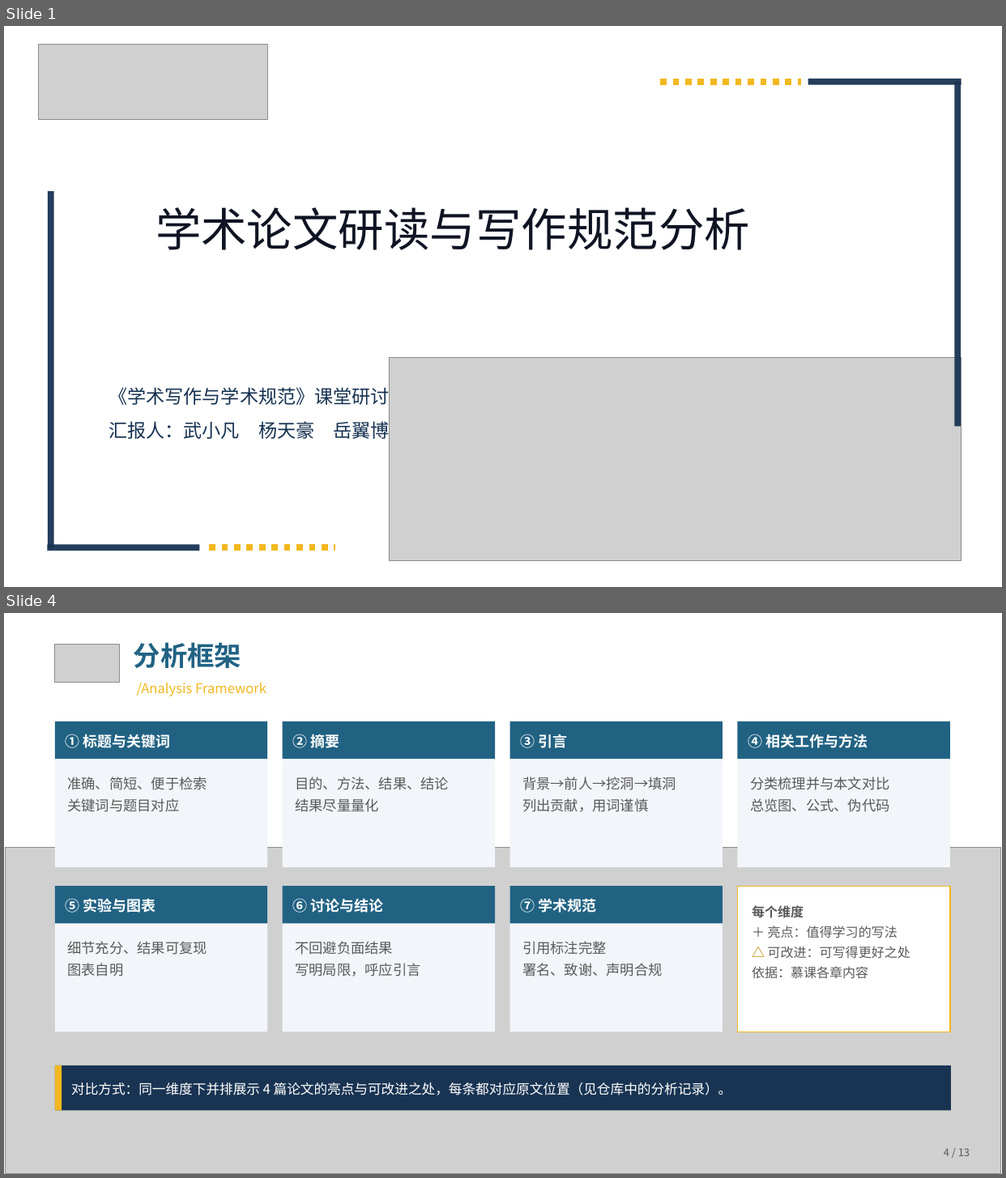
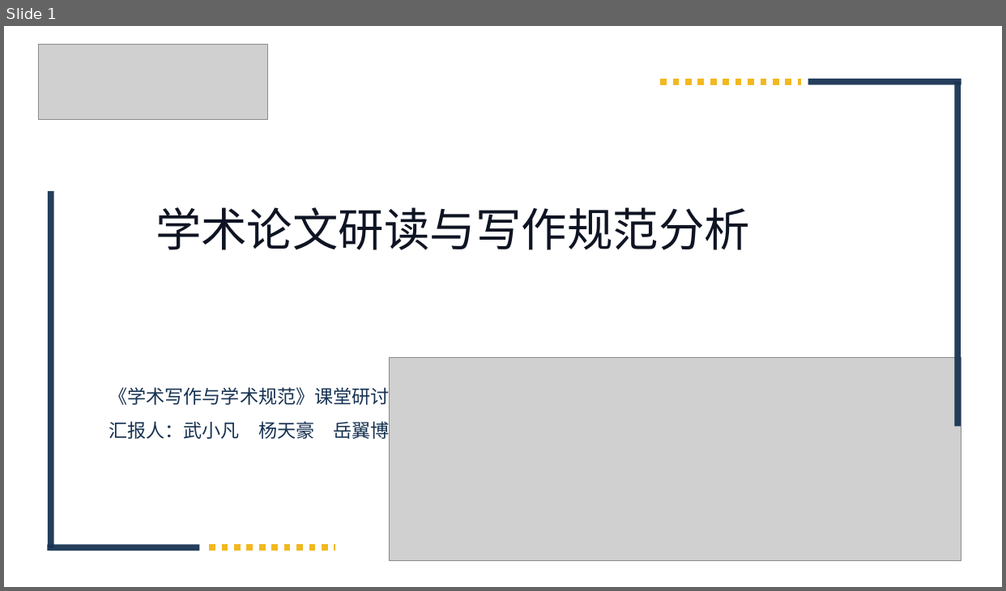
Before and after one commit to obiyeuy/tmp, a slide deck: 学术论文研读与写作规范分析-课堂研讨.pptx. Shown one above the other, each under a label of ours: slides 1 and 4 before the commit, slide 1 after it; the slides between them are not shown. The pictures are 1006x1178 and 1006x591 pixels, drawn with LibreOffice and Linux fonts; fonts in the diff are those of the drawing; grey boxes stand for pictures; background and template pictures are left out. Boxes give left, top, right and bottom in pixels: in the first picture for what was removed or moved away, otherwise in the second. Text is boxed around its words. In the diff, an @@ line names an element or a change of style, - is before the commit and + after.

Commit message:
Redesign deck: per-paper analysis, layered structure, varied layouts

```diff
--- a/学术论文研读与写作规范分析-课堂研讨.pptx
+++ b/学术论文研读与写作规范分析-课堂研讨.pptx
@@ slide 4 removed at (x1=4, y1=613, x2=1002, y2=1174), background #FFFFFF @@
@@ picture removed at (x1=55, y1=645, x2=119, y2=683) @@
@@ text removed at (x1=134, y1=642, x2=241, y2=668) @@
-分析框架
@@ text removed at (x1=137, y1=682, x2=266, y2=696) @@
-/Analysis Framework
@@ rectangle removed at (x1=55, y1=722, x2=267, y2=867) @@
@@ rectangle removed at (x1=55, y1=722, x2=267, y2=759) @@
-① 标题与关键词
@@ rectangle removed at (x1=283, y1=722, x2=495, y2=867) @@
@@ rectangle removed at (x1=283, y1=722, x2=495, y2=759) @@
-② 摘要
@@ rectangle removed at (x1=510, y1=722, x2=722, y2=867) @@
@@ rectangle removed at (x1=510, y1=722, x2=722, y2=759) @@
-③ 引言
@@ rectangle removed at (x1=738, y1=722, x2=950, y2=867) @@
@@ rectangle removed at (x1=738, y1=722, x2=950, y2=759) @@
-④ 相关工作与方法
@@ text removed at (x1=68, y1=777, x2=207, y2=812) @@
-准确、简短、便于检索
-关键词与题目对应
@@ text removed at (x1=295, y1=777, x2=449, y2=812) @@
-目的、方法、结果、结论
-结果尽量量化
@@ text removed at (x1=522, y1=777, x2=676, y2=812) @@
-背景→前人→挖洞→填洞
-列出贡献，用词谨慎
@@ text removed at (x1=750, y1=777, x2=889, y2=812) @@
-分类梳理并与本文对比
-总览图、公式、伪代码
@@ picture removed at (x1=6, y1=847, x2=1001, y2=1174) @@
@@ rectangle removed at (x1=55, y1=886, x2=267, y2=1033) @@
@@ rectangle removed at (x1=55, y1=886, x2=267, y2=924) @@
-⑤ 实验与图表
@@ rectangle removed at (x1=283, y1=886, x2=495, y2=1033) @@
@@ rectangle removed at (x1=283, y1=886, x2=495, y2=924) @@
-⑥ 讨论与结论
@@ rectangle removed at (x1=510, y1=886, x2=722, y2=1033) @@
@@ rectangle removed at (x1=510, y1=886, x2=722, y2=924) @@
-⑦ 学术规范
@@ rectangle removed at (x1=738, y1=886, x2=950, y2=1033) @@
@@ text removed at (x1=752, y1=905, x2=910, y2=979) @@
-每个维度
-＋ 亮点：值得学习的写法
-△ 可改进：可写得更好之处
-依据：慕课各章内容
@@ text removed at (x1=68, y1=941, x2=207, y2=977) @@
-细节充分、结果可复现
-图表自明
@@ text removed at (x1=295, y1=941, x2=420, y2=977) @@
-不回避负面结果
-写明局限，呼应引言
@@ text removed at (x1=522, y1=941, x2=662, y2=977) @@
-引用标注完整
-署名、致谢、声明合规
@@ rectangle removed at (x1=55, y1=1066, x2=951, y2=1111) @@
-对比方式：同一维度下并排展示 4 篇论文的亮点与可改进之处，每条都对应原文位置（见仓库中的分析记录）。
@@ rectangle removed at (x1=55, y1=1066, x2=62, y2=1111) @@
@@ text removed at (x1=944, y1=1148, x2=970, y2=1157) @@
-4 / 13
```
Also in this commit, not shown: 2 slides changed, 11 slides added, 8 other slides removed.
